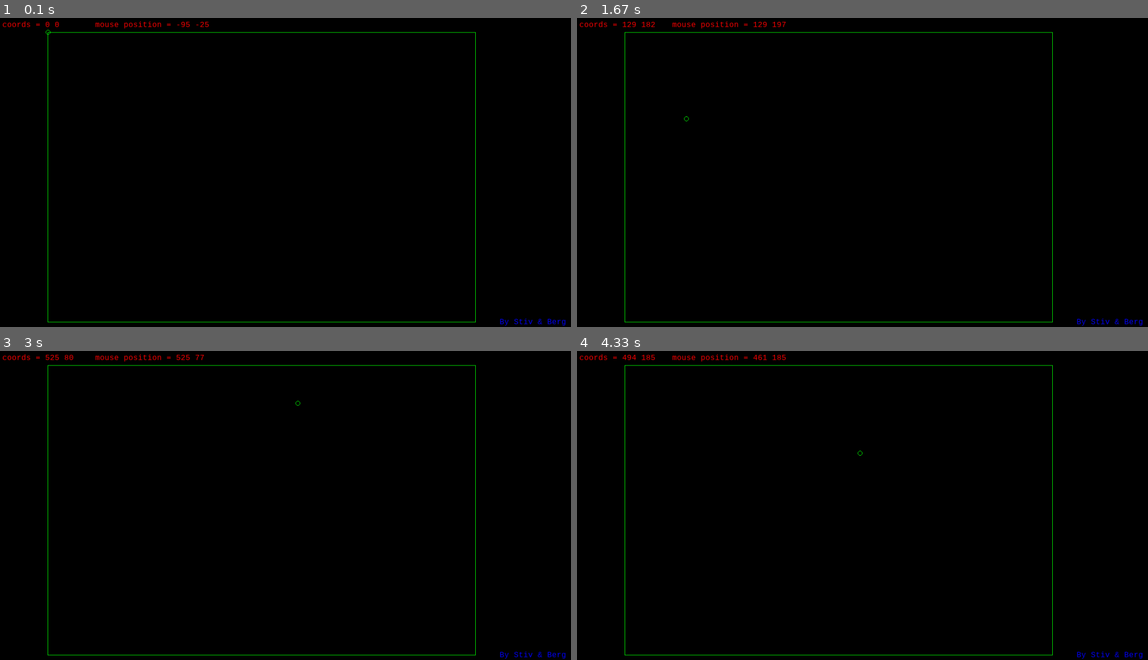
Above: before the commit, frames 1-4 (two rows, left to right).
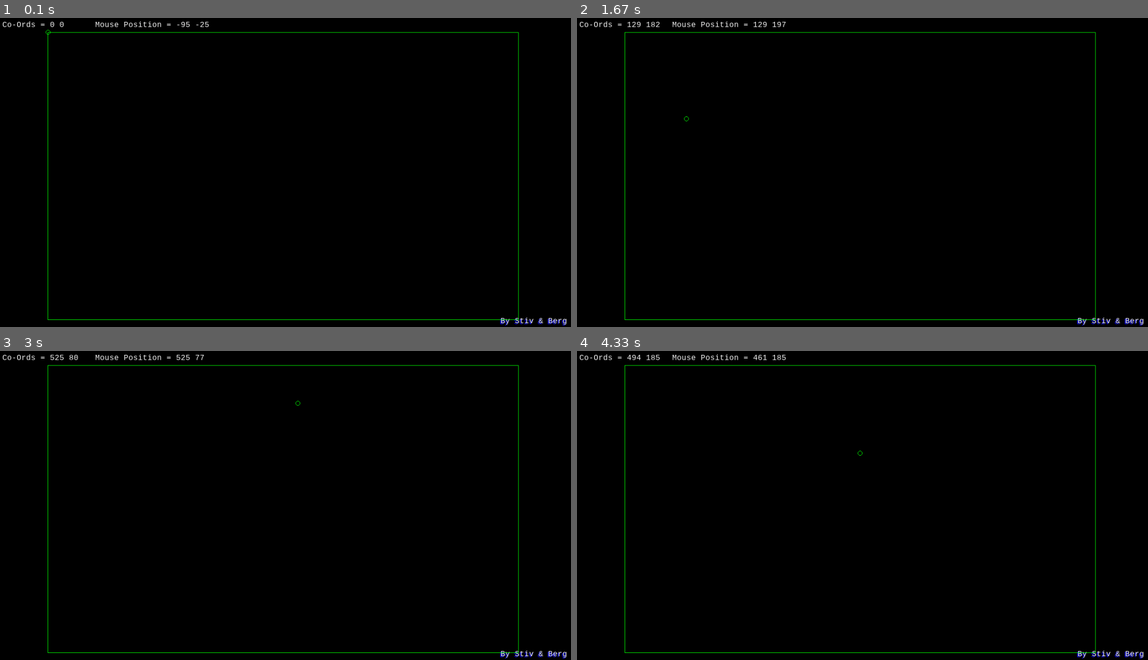
Above: after the commit, the same moments.

Repository: stivosaurus/rpi-snippets
Game: pygame game, started from reference_scripts/plotter_pygame_example.py
Two runs of this game, one before a commit and one after it. Both use one fixed random seed, a clock stepped at 60 frames per second and the inputs below. The source is Python 2; it was converted automatically to run under Python 3.
Inputs (mouse positions are in pixels of both pictures, inside the frame that each line leads up to):
- Up to frame 1 (0.1 s): no input
- Up to frame 2 (1.67 s): click (862, 172) at 0.38 s; click (616, 24) at 0.72 s, where only the run after the commit has a clickable "Co-Ords = 500 295"; hold Right 1-1.47 s; click (725, 175) at 1.08 s; hold Up from 1.5 s (still down); click (685, 126) at 1.58 s
- Up to frame 3 (3 s): release Up at 1.8 s; hold Right 1.83-2.3 s; click (371, 397) at 1.92 s; hold Left 2.33-2.87 s; click (354, 533) at 2.42 s; hold Down from 2.9 s (still down); click (296, 400) at 2.98 s
- Up to frame 4 (4.33 s): release Down at 3.2 s; hold Left 3.23-3.63 s; click (656, 496) at 3.32 s; hold Up 3.67-4.03 s; click (868, 539) at 3.75 s; hold Right from 4.07 s (still down); click (845, 452) at 4.15 s

The runs differ from the first frame. In frame 1, 1.2% of the frame differs, in the area x 0-100%, y 1-100%; in frame 2, 1.2%; in frame 3, 1.2%; in frame 4, 1.2%.

Commit message:
More tuning need to add buttons to mouse operate functions and keyboard functions also

Diff:
--- a/reference_scripts/plotter_pygame_example.py
+++ b/reference_scripts/plotter_pygame_example.py
@@ -13,18 +13,25 @@
     pygame.draw.ellipse(screen, GREEN, [1 + x-5, y-5, 10, 10], 1)
 
 def show_x_y(screen, x, y):
-    coord = myfont.render("coords = %i %i"%(x - 100, y - 30), 2,RED)
+    coord = myfont.render("Co-Ords = %i %i"%(x - 100, y - 30), 2,WHITE)
     screen.blit(coord, (5, 5))
     credit = myfont.render("By Stiv & Berg",3, BLUE)
     screen.blit(credit, (1050, 630))
+    credit = myfont.render("By Stiv & Berg",3, WHITE)
+    screen.blit(credit, (1052, 628))
 
 def mouse_pos(screen):
     mousex, mousey = pygame.mouse.get_pos()
-    mouse_pos = myfont.render("mouse position = %i %i"%(mousex-100, mousey-30), 2,RED)
+    mouse_pos = myfont.render("Mouse Position = %i %i"%(mousex-100, mousey-30), 2,WHITE)
     screen.blit(mouse_pos, (200, 5))
+    if mousex <= 99 or mousex >= 1091 or mousey <= 29 or mousey >= 635:
+		#do nothing
+		pygame.mouse.set_visible(0)
+    else:
+		pygame.mouse.set_visible(1)
 
 def draw_screen_boarder(screen):
-    pygame.draw.rect(screen,GREEN,(100,30,900,610),1)
+    pygame.draw.rect(screen,GREEN,(100,30,990,605),1)
 
 
 # Setup
@@ -81,7 +88,7 @@
         if event.type == pygame.MOUSEBUTTONDOWN:
 			(mouseX, mouseY) = pygame.mouse.get_pos()
 			#make sure clicking outside the box has no effect
-			if mouseX <= 99 or mouseX >= 991 or mouseY <= 29 or mouseY >= 631:
+			if mouseX <= 99 or mouseX >= 1091 or mouseY <= 29 or mouseY >= 635:
 				#do nothing
 				pass
 			else:
@@ -104,13 +111,13 @@
     y_coord = y_coord + y_speed
 
     #THIS  makes sure the pointer stay inside the limits
-    if x_coord >= 990:
-        x_coord = 990
+    if x_coord >= 1090:
+        x_coord = 1090
     if x_coord <= 100:
         x_coord = 100
 
-    if y_coord >= 630:
-        y_coord = 630
+    if y_coord >= 635:
+        y_coord = 635
     if y_coord <= 30:
         y_coord = 30
     #print(x_coord, y_coord)#show where pointer is in console
